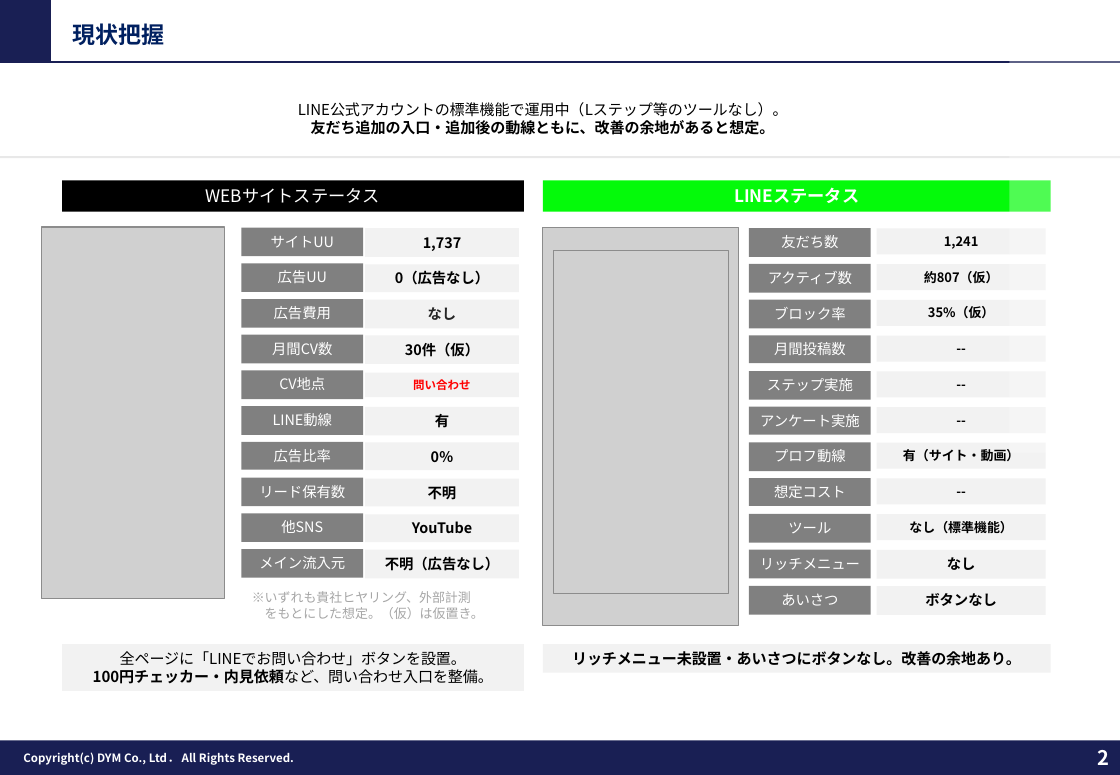
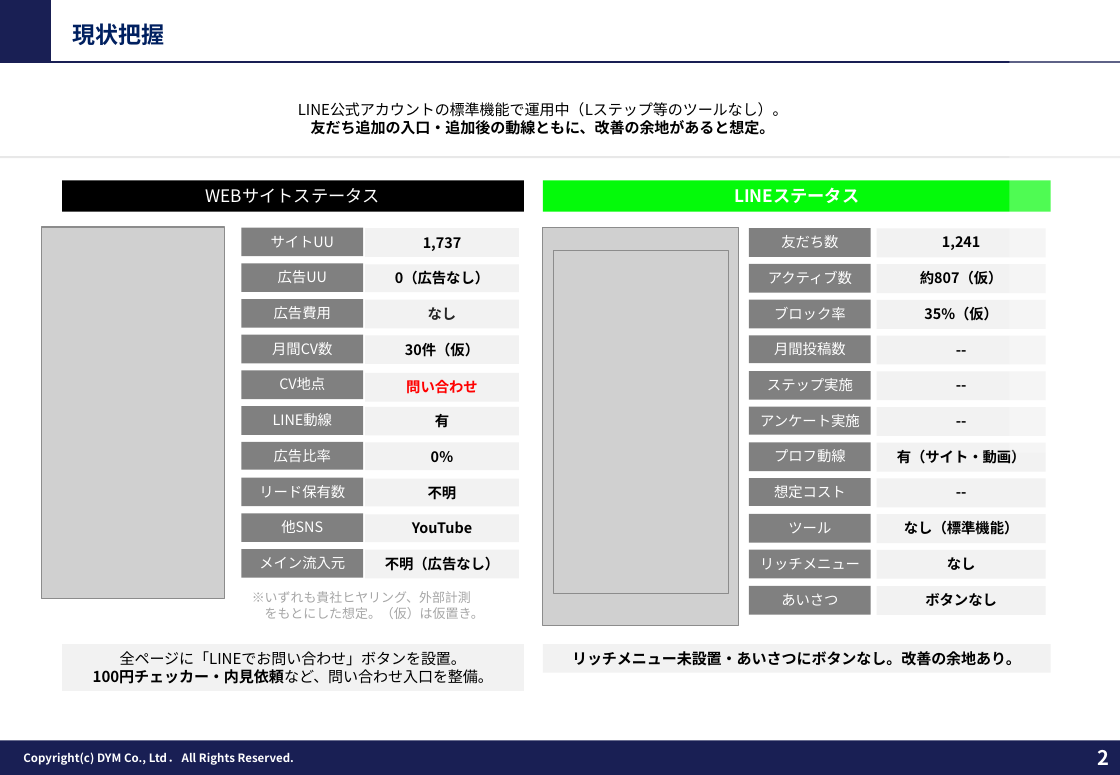
Before and after one commit to tonomura-r-dev/folder, a slide deck: slide 2 of 202609_株式会社あらうち御中_LINE公式アカウント運用のご提案_S1-17修正.pptx. Drawn at 1120x775 pixels with LibreOffice and Linux fonts; fonts in the diff are those of the drawing; grey boxes stand for pictures; background and template pictures are left out. Boxes give left, top, right and bottom in pixels: in the first picture for what was removed or moved away, otherwise in the second. Text is boxed around its words. In the diff, an @@ line names an element or a change of style, - is before the commit and + after.

```diff
--- a/202609_株式会社あらうち御中_LINE公式アカウント運用のご提案_S1-17修正.pptx
+++ b/202609_株式会社あらうち御中_LINE公式アカウント運用のご提案_S1-17修正.pptx
@@ rectangle "1,241" resized from (x1=877, y1=229, x2=1046, y2=254) to (x1=877, y1=229, x2=1046, y2=258) @@
@@ rectangle "問い合わせ" resized from (x1=365, y1=373, x2=519, y2=398) to (x1=365, y1=373, x2=519, y2=402) @@
@@ rectangle "問い合わせ" at (x1=365, y1=373, x2=519, y2=402): size 8 to 10 pt @@
@@ size 9 to 10 pt in 9 elements at (x1=877, y1=265, x2=1046, y2=294), (x1=877, y1=300, x2=1046, y2=329), (x1=877, y1=229, x2=1046, y2=258), (x1=877, y1=515, x2=1046, y2=544), (x1=877, y1=443, x2=1046, y2=472), (x1=877, y1=479, x2=1046, y2=508), (x1=877, y1=336, x2=1046, y2=365), (x1=877, y1=371, x2=1046, y2=400), (x1=877, y1=407, x2=1046, y2=436) @@
@@ rectangle "有（サイト・動画）" resized from (x1=877, y1=443, x2=1046, y2=468) to (x1=877, y1=443, x2=1046, y2=472) @@
```
Also in this commit, not shown: 10 other slides changed, 2 other files.
